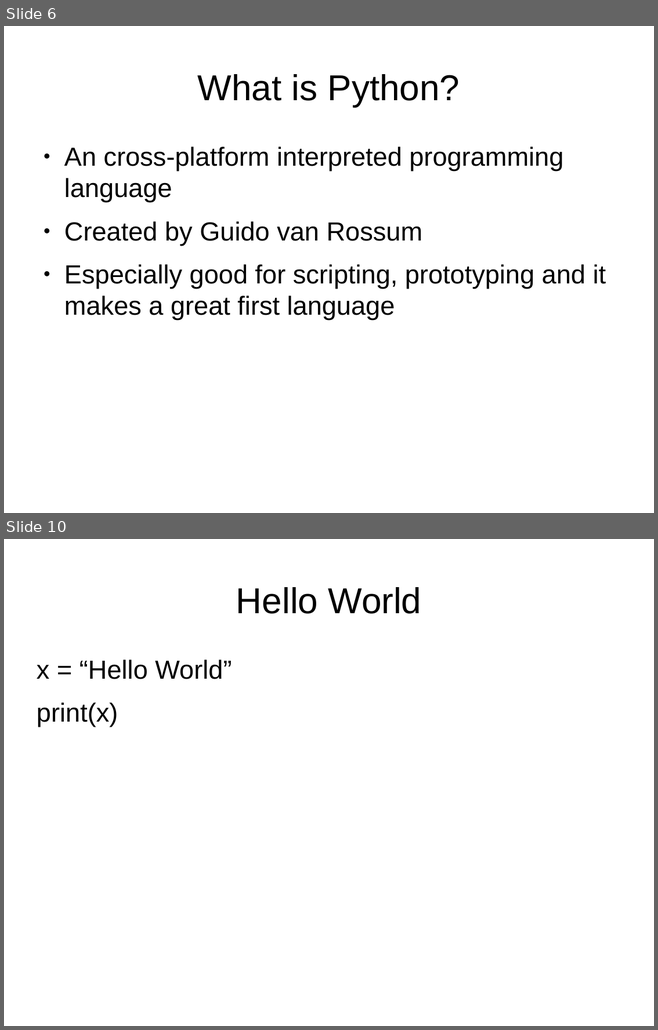
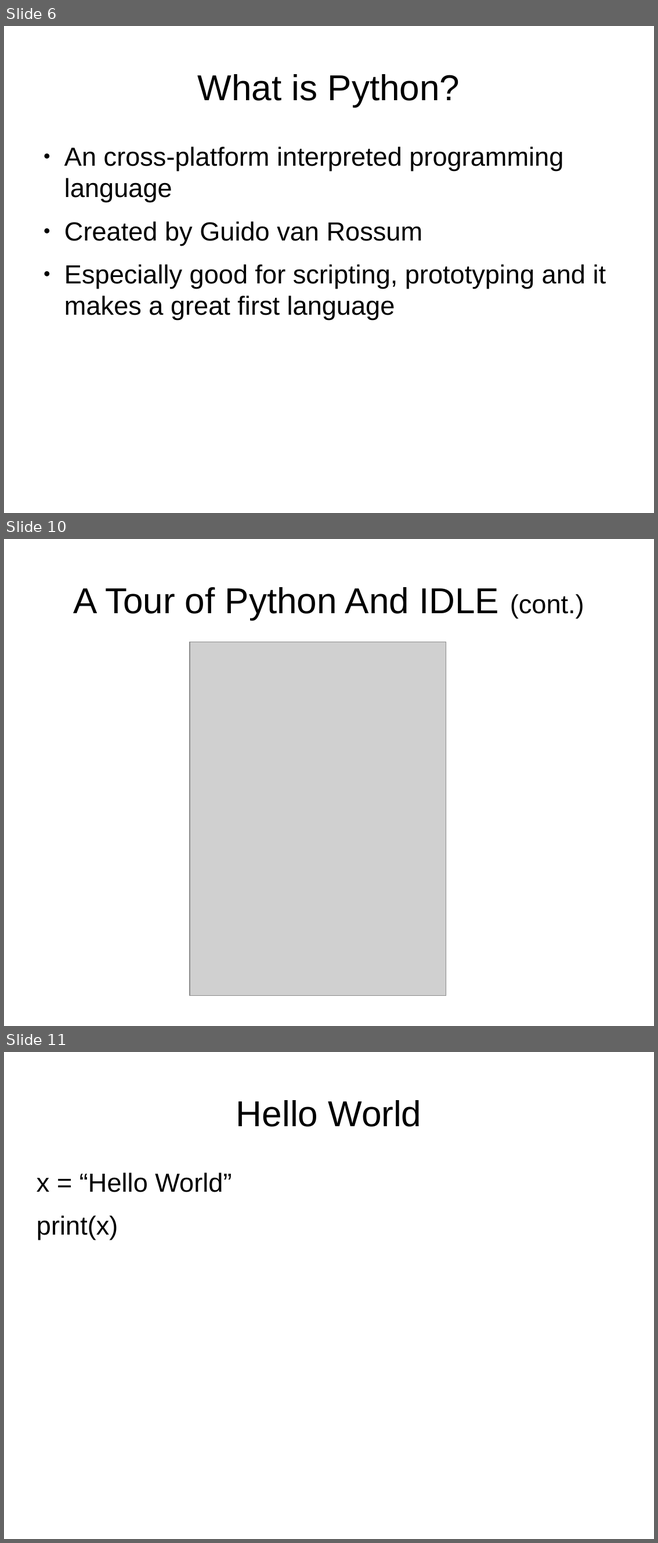
Before and after one commit to bradfordbarr/HacDC-Intro-to-Programming, a slide deck: class_0/class0.odp. Shown one above the other, each under a label of ours: slides 6 and 10 before the commit, slides 6, 10 and 11 after it; the slides between them are not shown. The pictures are 658x1030 and 658x1543 pixels, drawn with LibreOffice and Linux fonts; fonts in the diff are those of the drawing; grey boxes stand for pictures. Boxes give left, top, right and bottom in pixels: in the first picture for what was removed or moved away, otherwise in the second. Text is boxed around its words. In the diff, an @@ line names an element or a change of style, - is before the commit and + after.

Commit message:
Added screenshots for IDLE
- Added the screenshots for IDLE's quirky things
- Added brief instructions for workshop slide
- commented wrapper_turtle.py, lol. (it could help illustrate the help()
  function in the interpreter)
- slowed down pong.py (and I still can't keep up... with myself?)

--r.

```diff
--- a/class_0/class0.odp
+++ b/class_0/class0.odp
@@ slide 10 added at <box>4,539,654,1026</box>, background #FFFFFF @@
@@ title added at <box>74,587,584,620</box>, 44 pt, text #000000 @@
+A Tour of Python And IDLE (cont.)
@@ picture added at <box>190,642,446,996</box> @@
@@ what was slide 10 is now slide 11 @@
```
Also in this commit, not shown: 3 slides changed, 1 other slide added, 1 slide removed, 2 other files.
